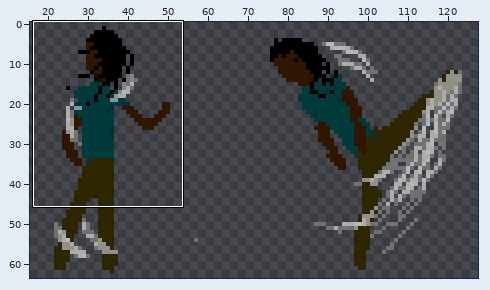
Sprite sheet: gdx-game-android/assets/hero-attack2-spritesheet.png. The first picture is a wide view before the edit; the outline marks the close-up.
Close-up. Before:
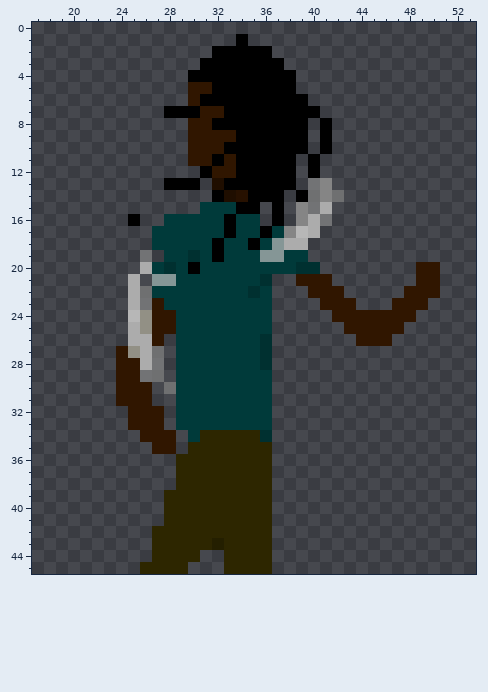
The file is 128x64 pixels. Colours within 5 levels of each other are drawn and written as one. Shown: x 17..53, y 0..45. The wide view leaves out empty margins.
New version:
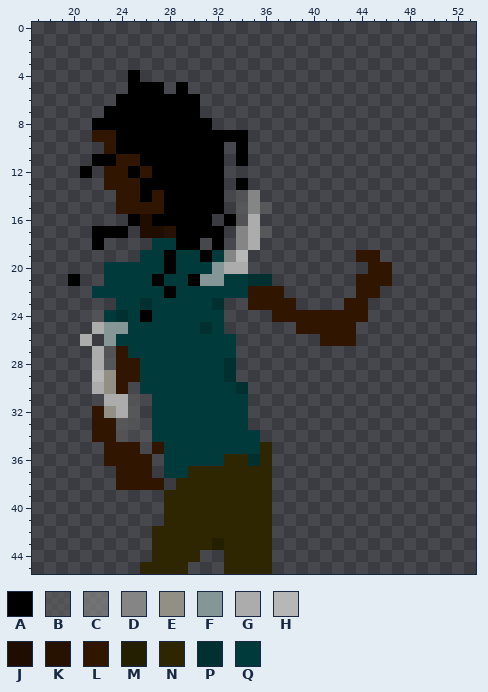
Palette (. is transparent): A #000000  B #5d5d5db4  C #858585b4  D #858585  E #929085  F #859696  G #acacac  H #b7b7b7  J #1f0e00  K #271100  L #301600  M #241f00  N #2d2600  P #003030  Q #003a3a
Message: animation de attacks
Diff:
Changed rows in their new state; - is an unchanged pixel.
first column x 20:
 1 --------------.----------------
 2 ------------.....--------------
 3 -----------.......-------------
 4 -----A----.........------------
 5 -----AAA-A.........------------
 6 ----AAAAAAA.........-----------
 7 ---AAAAA---..........----------
 8 --AAAAAAAAAA........-.---------
 9 --LLAAAAAAAAAA-.....-.---------
10 ---LAAAAAAAAA.-.....-.---------
11 --AALLAAAAAA-.-....-.----------
12 -A-LLALAAAA-A......-.----------
13 ---LLLAA---AA.-....-..---------
14 ----LLALAAAA-.BD..-....--------
15 ----LLLLAAAAA.BDB.-...---------
16 ------JAAAAA.-BG-.-...---------
17 --AAA-JJKAAAA.DGB....----------
18 --A------AA.-.DG....-----------
19 ------QQA-QAQDH.....----LL-----
20 ---QQQQ-A-Q-FGG......----LL--..
21 A--QQQQAQ-AFF--P---...--LLL--..
22 --QQQQQ-A------LLL--...-LL--...
23 ----QQPQ----P..LLLL--..-L--...-
24 --BQPQAQQ----....LLLLL---....--
25 --GFFQQQQ--P-....--LLLL-....---
26 -G-FQQQQQ-----...----LLL...----
27 --GB-QQQQ-----...--------------
28 --GB--QQQ----P...--------------
29 --HE--QQQ----P...--------------
30 --GE-.QQQ-----P..--------------
31 ---GGB.QQ------..--------------
32 --LEGB.QQ------..--------------
33 --LLBB.QQ------..--------------
34 --LLB-BQQQ-QQQQQ.--------------
35 ---LLL--QQQQQQQQ---------------
36 ---LLLL-QQQQQ--P---------------
37 ----LLL-QQ---------------------
38 ----LLLL-----------------------
